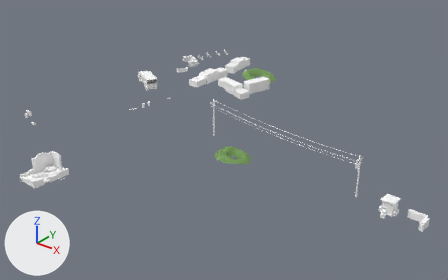
The glTF model assets/models/outdoor/outdoor_33.glb, before and after one commit.
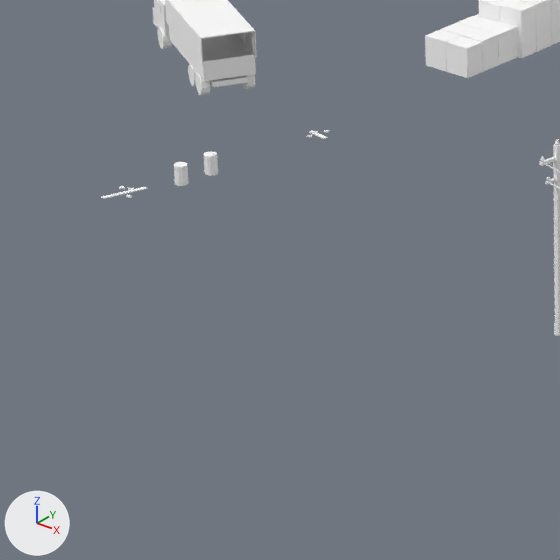
There are two pictures of each version: one whole from a 50 mm camera at (67.0, -92.6, 55.2) aimed at (-4.2, -3.6, 0.0), one close up on the part from 24% to 48% of the width and 26% to 64% of the height. The axes (+X, +Y, +Z) are drawn at lower left. The lights are the same throughout. The last two pictures show the newer version. Vertices at exactly the same position are counted once.

Names of what the first close-up shows: 'gas_station_town'.
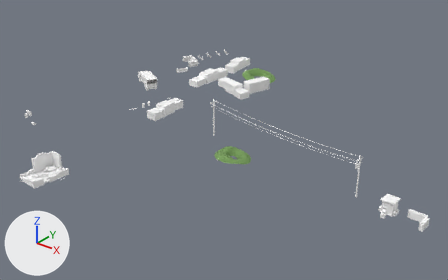
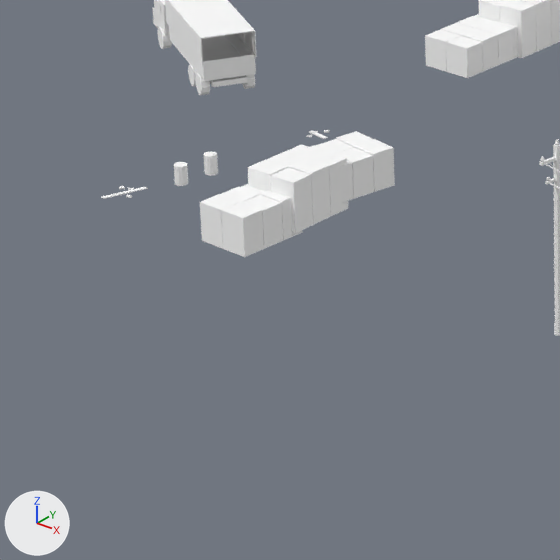
What differs and where, as boxes (x1, y1, x2, y2) in the close-ups (560 x 560 px):
part 1 of me_gas_station_town, added
    after: (200, 131, 395, 257)

Edits to the bpy script that builds the scene:
```text
Change me_gas_station_town:
    used by ob_gas_station_town; location = (0.0, 0.0, 0.0)
    remove me_gas_station_town.from_pydata(...)  # 8586 vertices, 11890 faces; spans x -43.2..39.9, y -39.4..39.7, z -2.1..7.3
    add me_gas_station_town.from_pydata(...)  # 8730 vertices, 12070 faces; spans x -43.2..39.9, y -39.4..39.7, z -2.1..7.3
    me_gas_station_town part 1
    72 vertices are added at x -25.8..-22.5, y -4.1..4.8, z -0.9..1.6
    36 new vertices lie (0.0, 0.0, 1.7) away from vertices in x -25.8..-22.5, y -4.1..4.8, z -0.9..-0.3
    24 new vertices lie (1.3, 0.0, 0.0) away from vertices in x -25.6..-24.2, y -1.4..1.9, z -0.7..1.6
    12 new vertices lie (0.0, 0.0, 1.6) away from vertices in x -25.4..-22.7, y 1.1..3.7, z -0.3
    180 new faces join them, mat_kit_atlas (white #ffffff)
```
